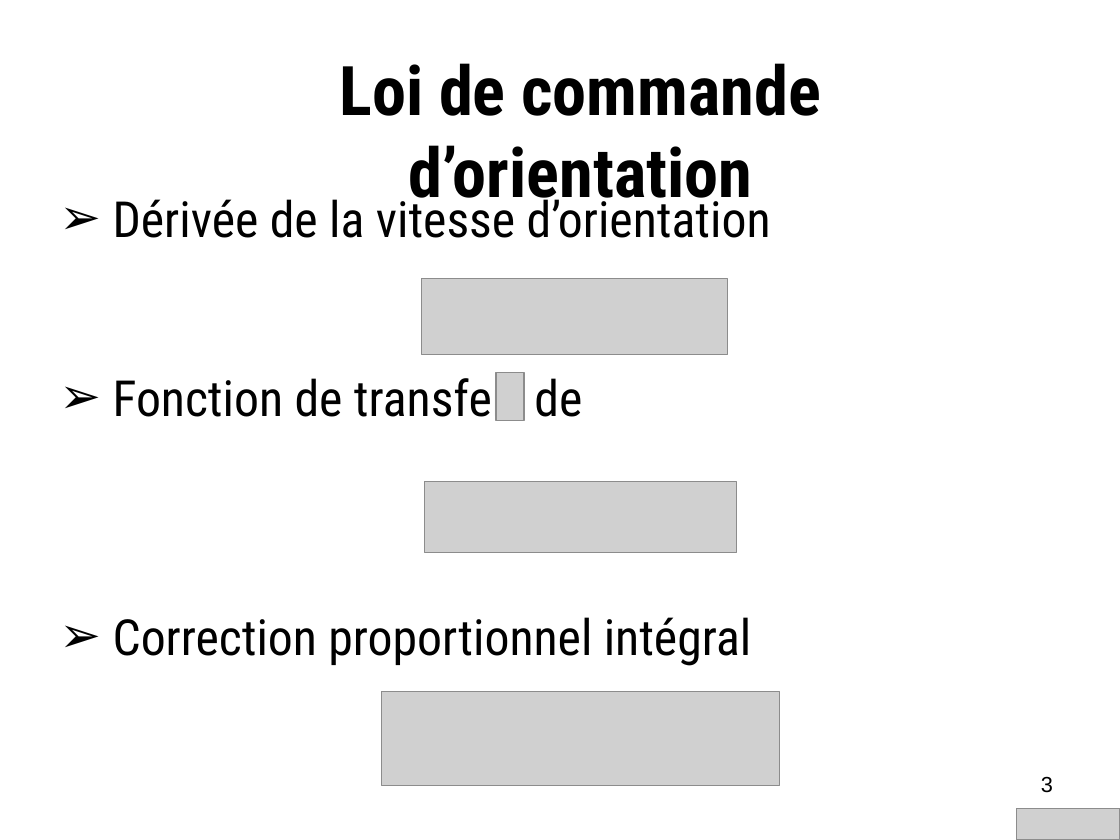
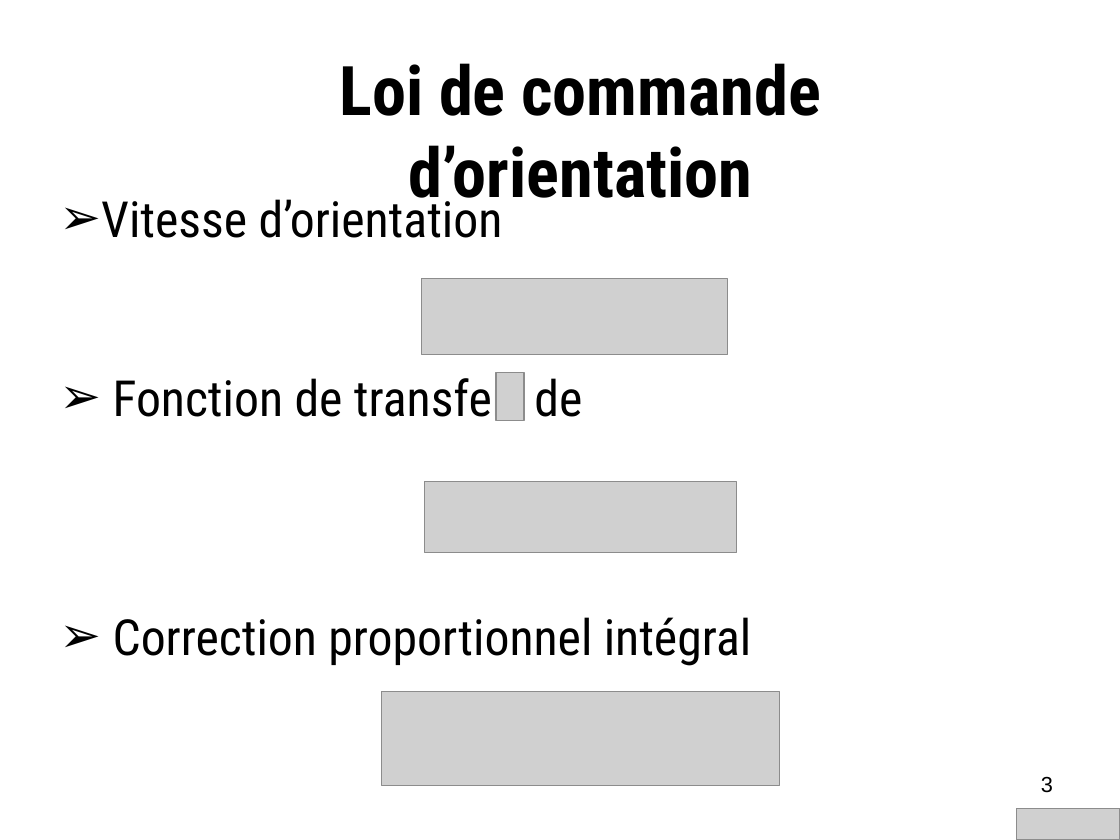
Before and after one commit to Juliobobo/robot2018, a slide deck: slide 3 of Doc/PresentationFinal.ppt. Drawn at 1120x840 pixels with LibreOffice and Linux fonts; fonts in the diff are those of the drawing; grey boxes stand for pictures; background and template pictures are left out. Boxes give left, top, right and bottom in pixels: in the first picture for what was removed or moved away, otherwise in the second. Text is boxed around its words. In the diff, an @@ line names an element or a change of style, - is before the commit and + after.

```diff
--- a/Doc/PresentationFinal.ppt
+++ b/Doc/PresentationFinal.ppt
@@ text at (101, 191, 503, 238): text changed @@
-➢ Dérivée de la vitesse d’orientation
+➢ Vitesse d’orientation
```
Also in this commit, not shown: 1 slide removed, 3 other files.
